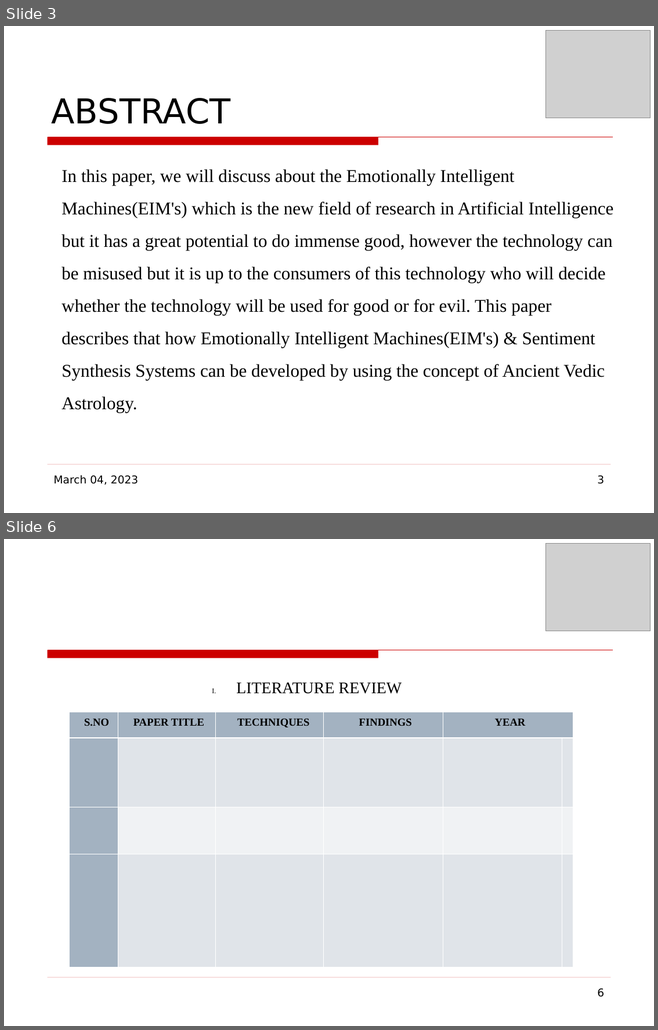
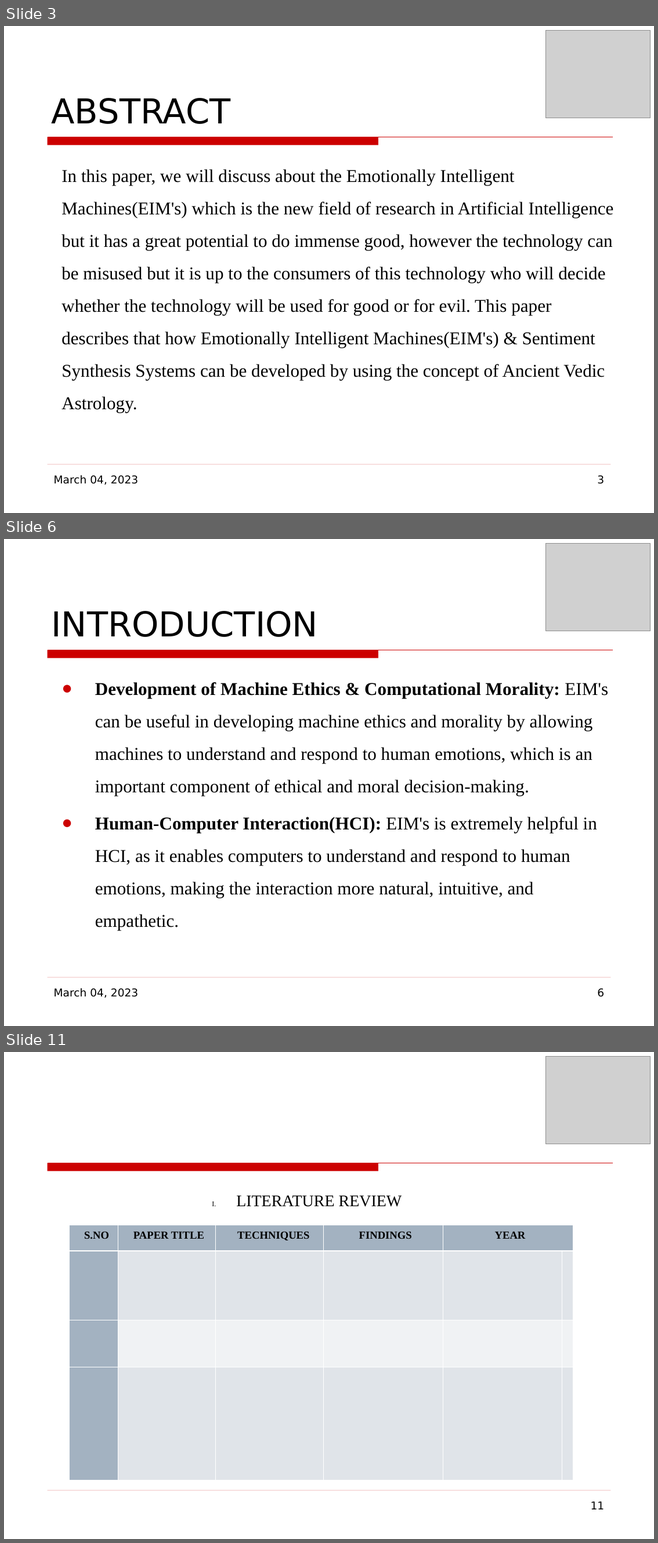
Before and after one commit to mohitlabs/Research, a slide deck: Emotionally Intelligent Machines(EIM's) & Sentiment Synthesis based on Ancient Vedic Astrology/Conference Paper.odp. Shown one above the other, each under a label of ours: slides 3 and 6 before the commit, slides 3, 6 and 11 after it; the slides between them are not shown. The pictures are 658x1030 and 658x1543 pixels, drawn with LibreOffice and Linux fonts; fonts in the diff are those of the drawing; grey boxes stand for pictures; background and template pictures are left out. Boxes give left, top, right and bottom in pixels: in the first picture for what was removed or moved away, otherwise in the second. Text is boxed around its words. In the diff, an @@ line names an element or a change of style, - is before the commit and + after.

```diff
--- a/Emotionally Intelligent Machines(EIM's) & Sentiment Synthesis based on Ancient Vedic Astrology/Conference Paper.odp
+++ b/Emotionally Intelligent Machines(EIM's) & Sentiment Synthesis based on Ancient Vedic Astrology/Conference Paper.odp
@@ slide 6 added at (x1=4, y1=539, x2=654, y2=1026), background picture (left out); not listed: 2 template elements that a slide beside it also shows @@
@@ picture added at (x1=545, y1=544, x2=650, y2=631) @@
@@ title added at (x1=52, y1=611, x2=318, y2=637), 38 pt, text #000000 @@
+INTRODUCTION
@@ text added at (x1=95, y1=682, x2=608, y2=931), 20 pt, text #000000 @@
+● Development of Machine Ethics & Computational Morality: EIM's can be useful in developing machine ethics and morality by allowing machines to understand and respond to human emotions, which is an important component of ethical and moral decision-making.
+● Human-Computer Interaction(HCI): EIM's is extremely helpful in HCI, as it enables computers to understand and respond to human emotions, making the interaction more natural, intuitive, and empathetic.
@@ text added at (x1=54, y1=988, x2=138, y2=998), 12 pt, text #000000 @@
+March 04, 2023
@@ page number added at (x1=597, y1=988, x2=604, y2=997), 12 pt, text #000000 @@
+6
@@ what was slide 6 is now slide 11 @@
@@ page number at (x1=590, y1=1501, x2=604, y2=1510): text changed @@
-6
+11
```
Also in this commit, not shown: 2 slides changed, 4 other slides added, 1 other file.
